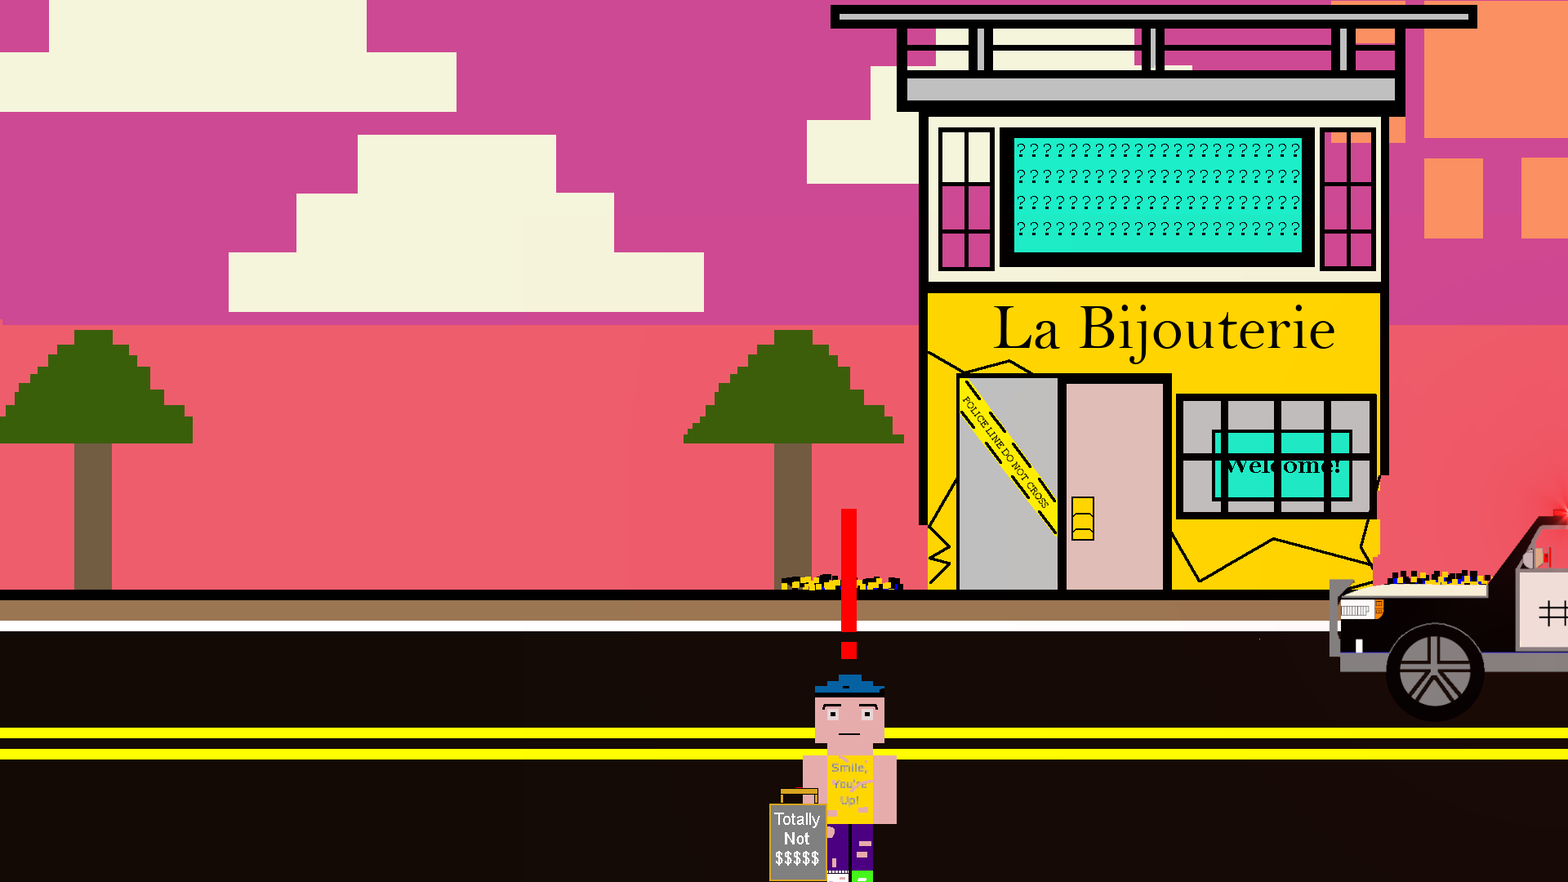
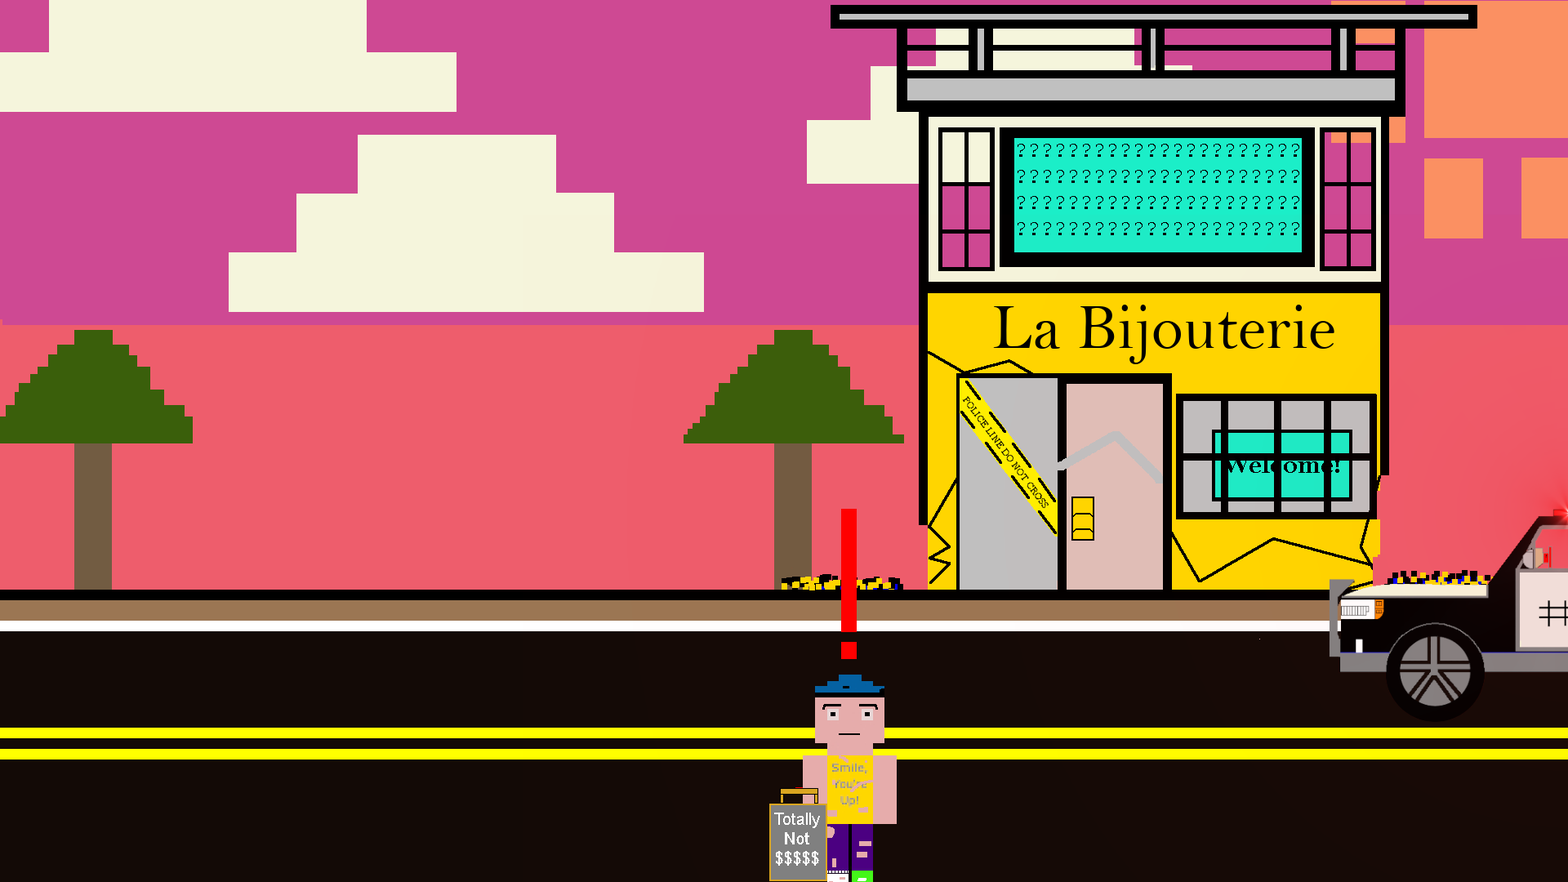
Layered file, before and after one edit (1568×882). Changes by layer:
added layer "Background copy #8" above "Background copy #7" over left=1057, top=431, right=1163, bottom=484
hid "Background copy #7" over left=1057, top=431, right=1163, bottom=484